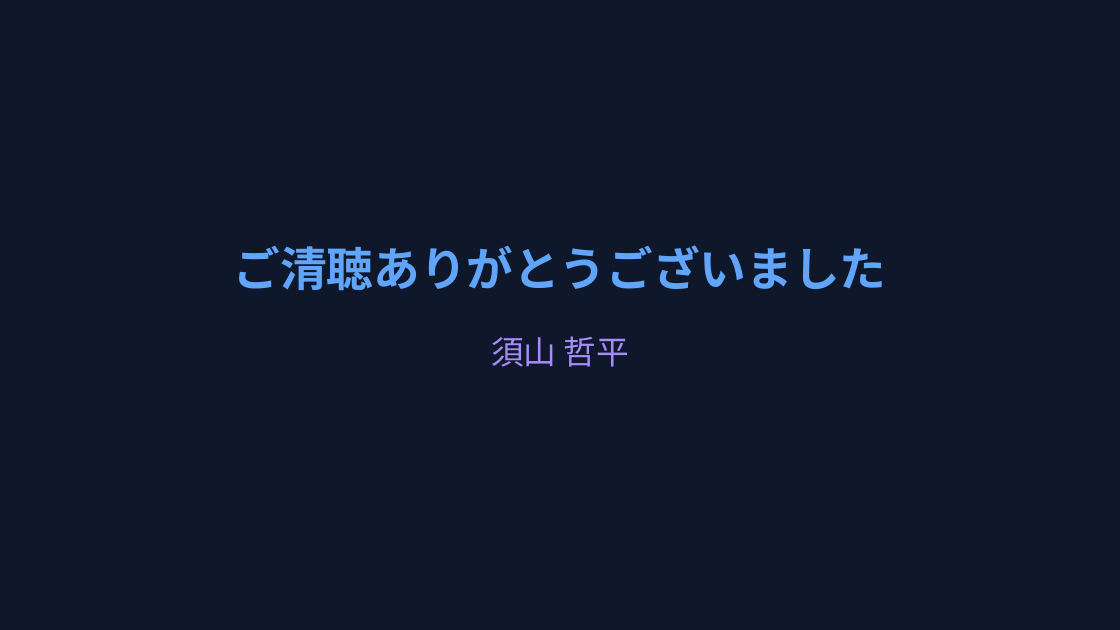
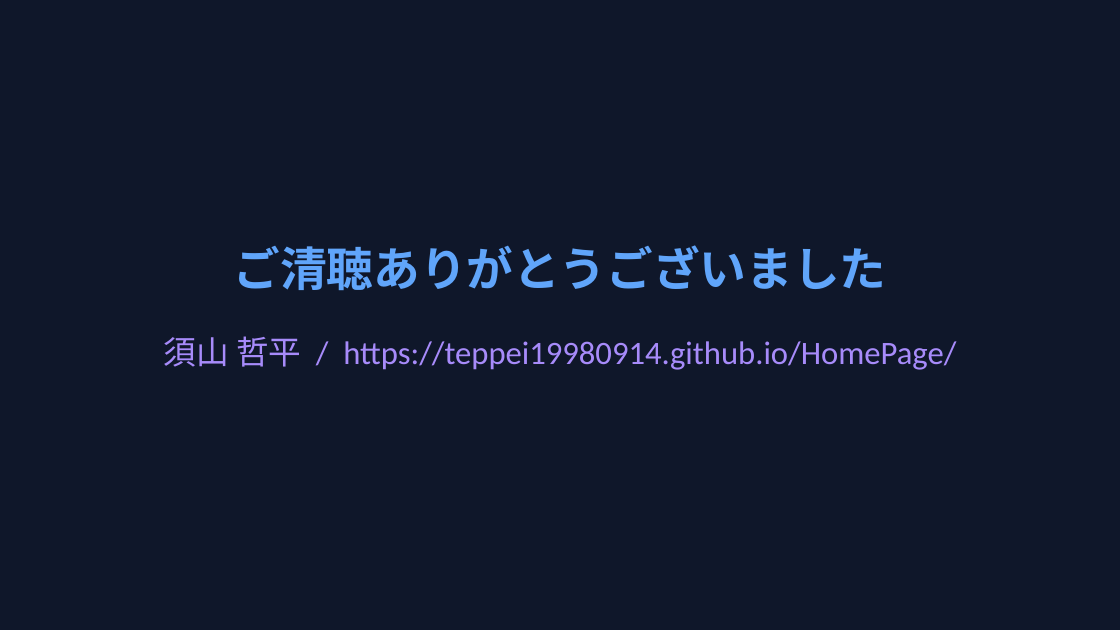
Before and after one commit to teppei19980914/HomePage, a slide deck: slide 10 of docs/PR/LT/HomePage_開発者用.pptx. Drawn at 1120x630 pixels with LibreOffice and Linux fonts; fonts in the diff are those of the drawing. Boxes give left, top, right and bottom in pixels: in the first picture for what was removed or moved away, otherwise in the second. Text is boxed around its words. In the diff, an @@ line names an element or a change of style, - is before the commit and + after.

```diff
--- a/docs/PR/LT/HomePage_開発者用.pptx
+++ b/docs/PR/LT/HomePage_開発者用.pptx
@@ text at bbox=[164, 336, 956, 370]: text changed @@
-須山 哲平
+須山 哲平 / https://teppei19980914.github.io/HomePage/
```
Also in this commit, not shown: 7 other slides changed.
